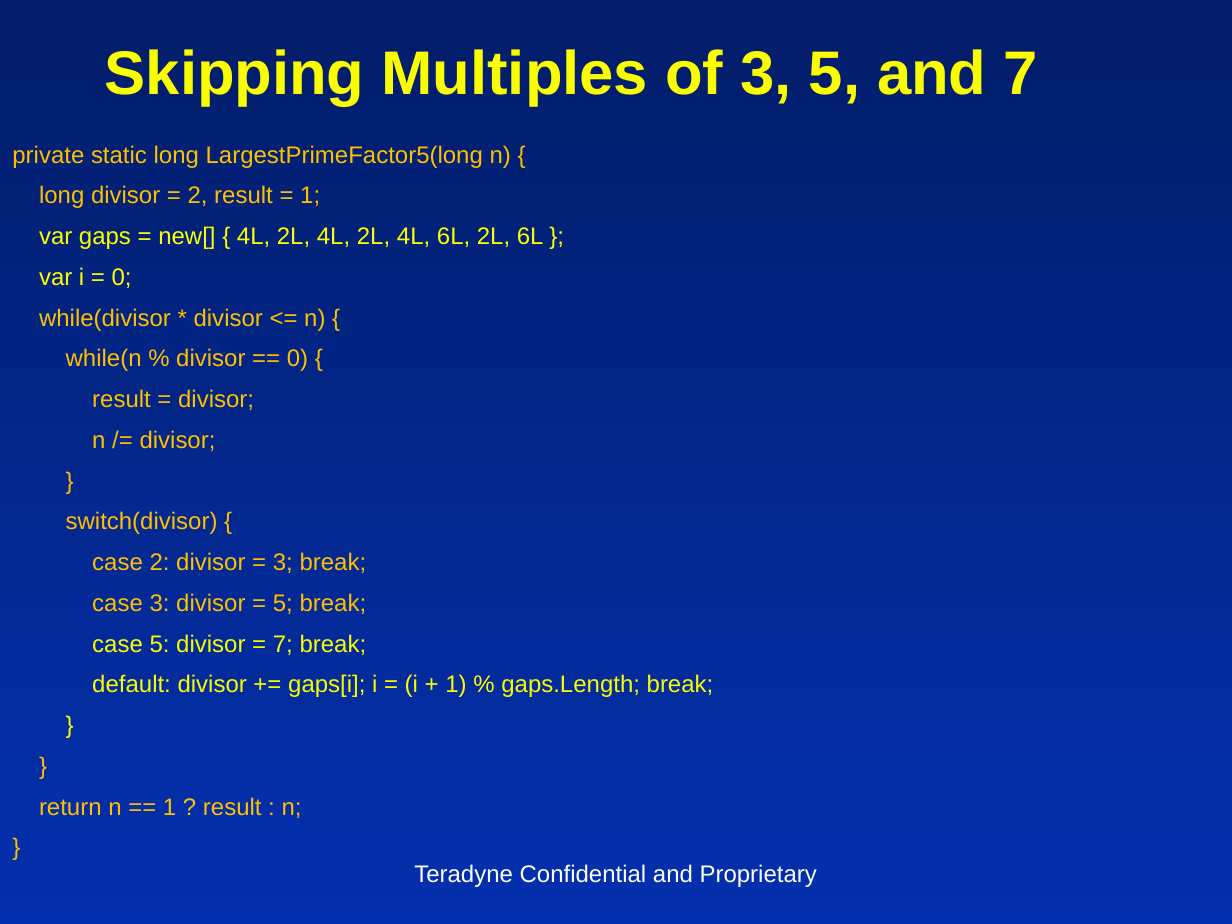
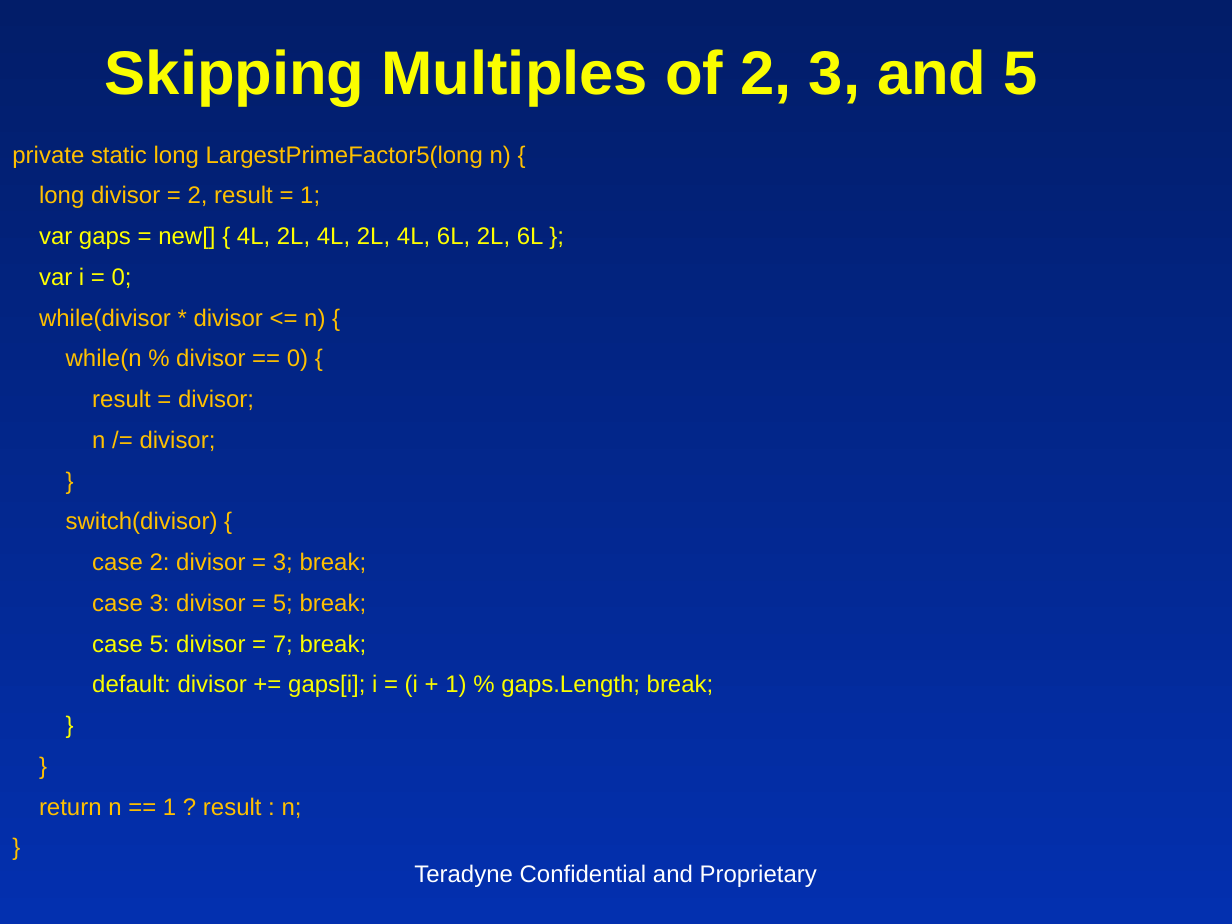
Before and after one commit to insideoutclub/Euler, a slide deck: slide 9 of FiveEasyPieces3.pptx. Drawn at 1232x924 pixels with LibreOffice and Linux fonts; fonts in the diff are those of the drawing. Boxes give left, top, right and bottom in pixels: in the first picture for what was removed or moved away, otherwise in the second. Text is boxed around its words. In the diff, an @@ line names an element or a change of style, - is before the commit and + after.

```diff
--- a/FiveEasyPieces3.pptx
+++ b/FiveEasyPieces3.pptx
@@ title at (105,49,1038,106): text changed @@
-Skipping Multiples of 3, 5, and 7
+Skipping Multiples of 2, 3, and 5
```
Also in this commit, not shown: 2 other slides changed, 1 other file.
